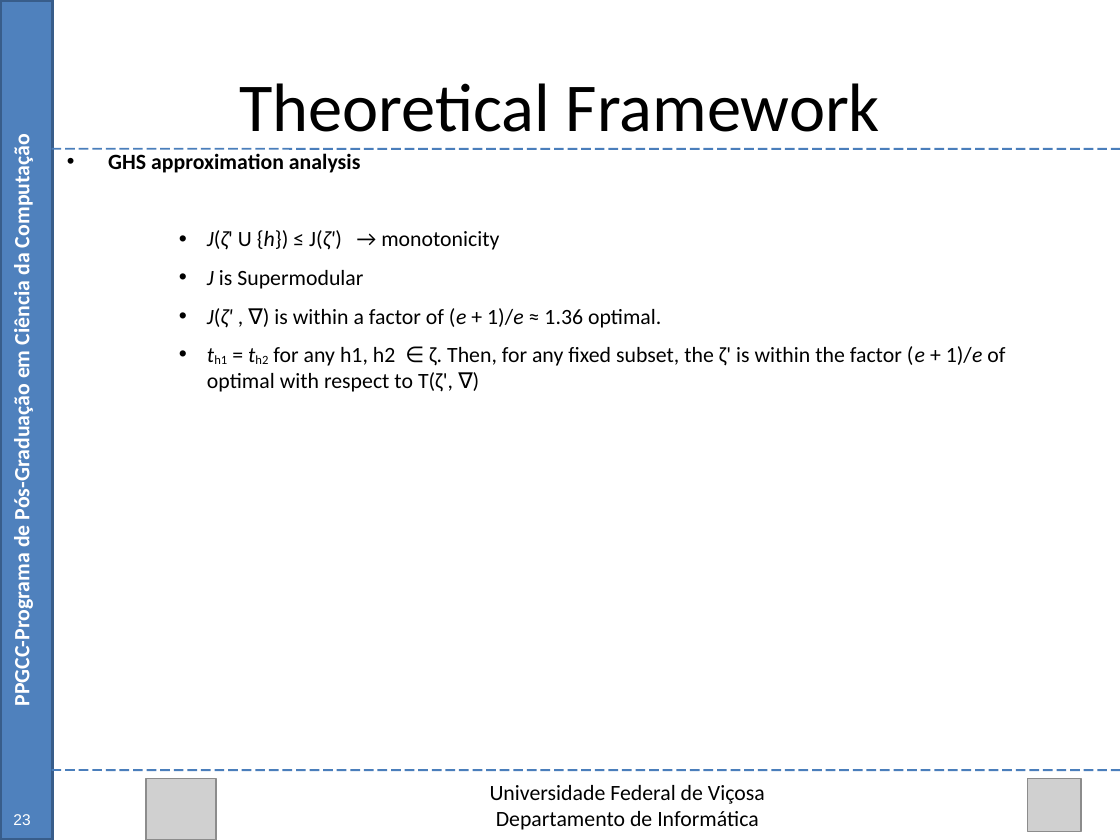
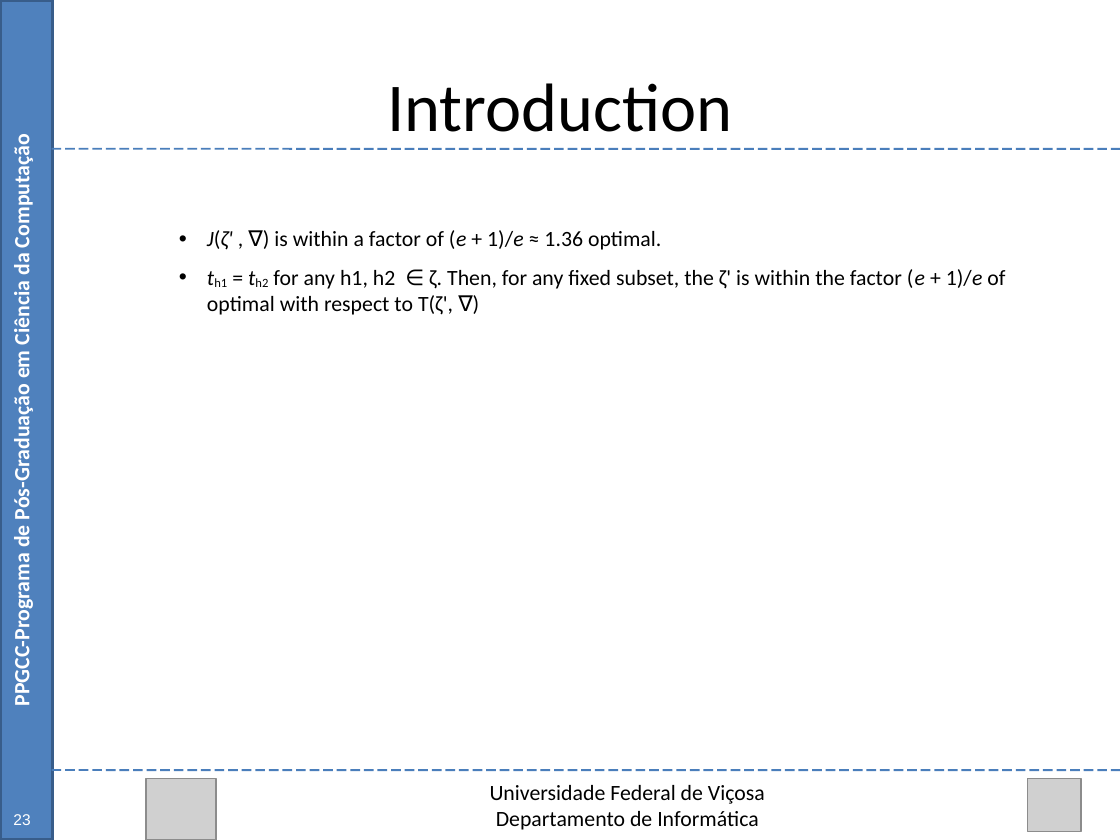
Before and after one commit to Marvinsky/research-marvin, a slide deck: slide 20 of latex/odp/selection heuristics.odp (slide 34 before the commit). Drawn at 1120x840 pixels with LibreOffice and Linux fonts; fonts in the diff are those of the drawing; grey boxes stand for pictures. Boxes give left, top, right and bottom in pixels: in the first picture for what was removed or moved away, otherwise in the second. Text is boxed around its words. In the diff, an @@ line names an element or a change of style, - is before the commit and + after.

```diff
--- a/latex/odp/selection heuristics.odp
+++ b/latex/odp/selection heuristics.odp
@@ text at bbox=[387, 83, 732, 132]: text changed @@
-Theoretical Framework
+Introduction
@@ text at bbox=[108, 153, 499, 289]: paragraphs removed @@
-• GHS approximation analysis
-    • J(ζ' U {h}) ≤ J(ζ') → monotonicity
-    • J is Supermodular
```
Also in this commit, not shown: 12 other slides changed, 20 slides removed.
